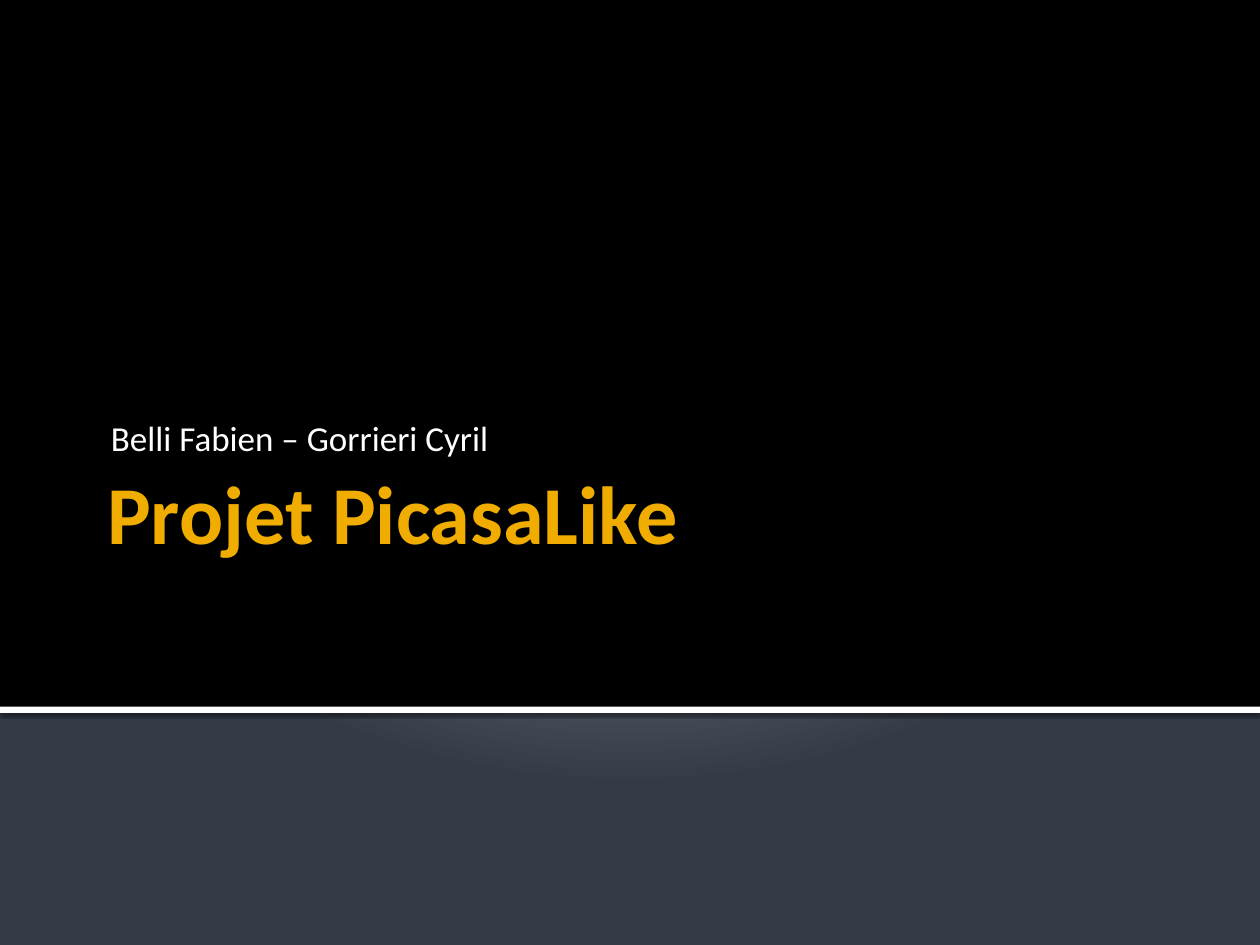
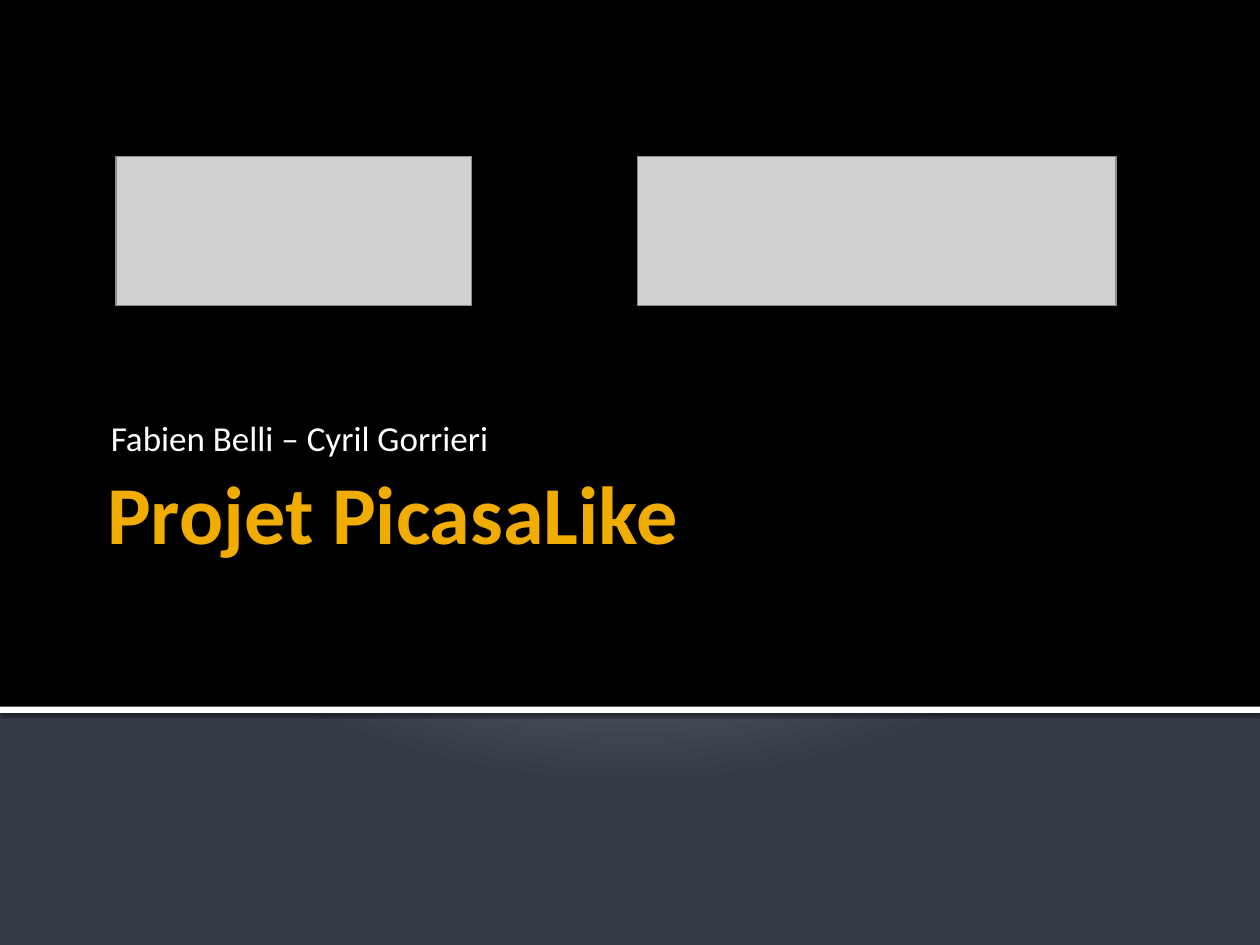
Before and after one commit to FabienInspiron/Polytech_Picasa_Like, a slide deck: slide 1 of MiniProjetComplet/Rapport/Presentation c#.pptx. Drawn at 1260x945 pixels with LibreOffice and Linux fonts; fonts in the diff are those of the drawing; grey boxes stand for pictures. Boxes give left, top, right and bottom in pixels: in the first picture for what was removed or moved away, otherwise in the second. Text is boxed around its words. In the diff, an @@ line names an element or a change of style, - is before the commit and + after.

```diff
--- a/MiniProjetComplet/Rapport/Presentation c#.pptx
+++ b/MiniProjetComplet/Rapport/Presentation c#.pptx
@@ picture added at [116,156,471,305] @@
@@ picture added at [638,156,1116,305] @@
@@ subtitle at [111,426,488,457]: text changed @@
-Belli Fabien – Gorrieri Cyril
+Fabien Belli – Cyril Gorrieri
```
Also in this commit, not shown: 7 other slides changed, 2 slides added, 2 slides removed, 3 other files.
